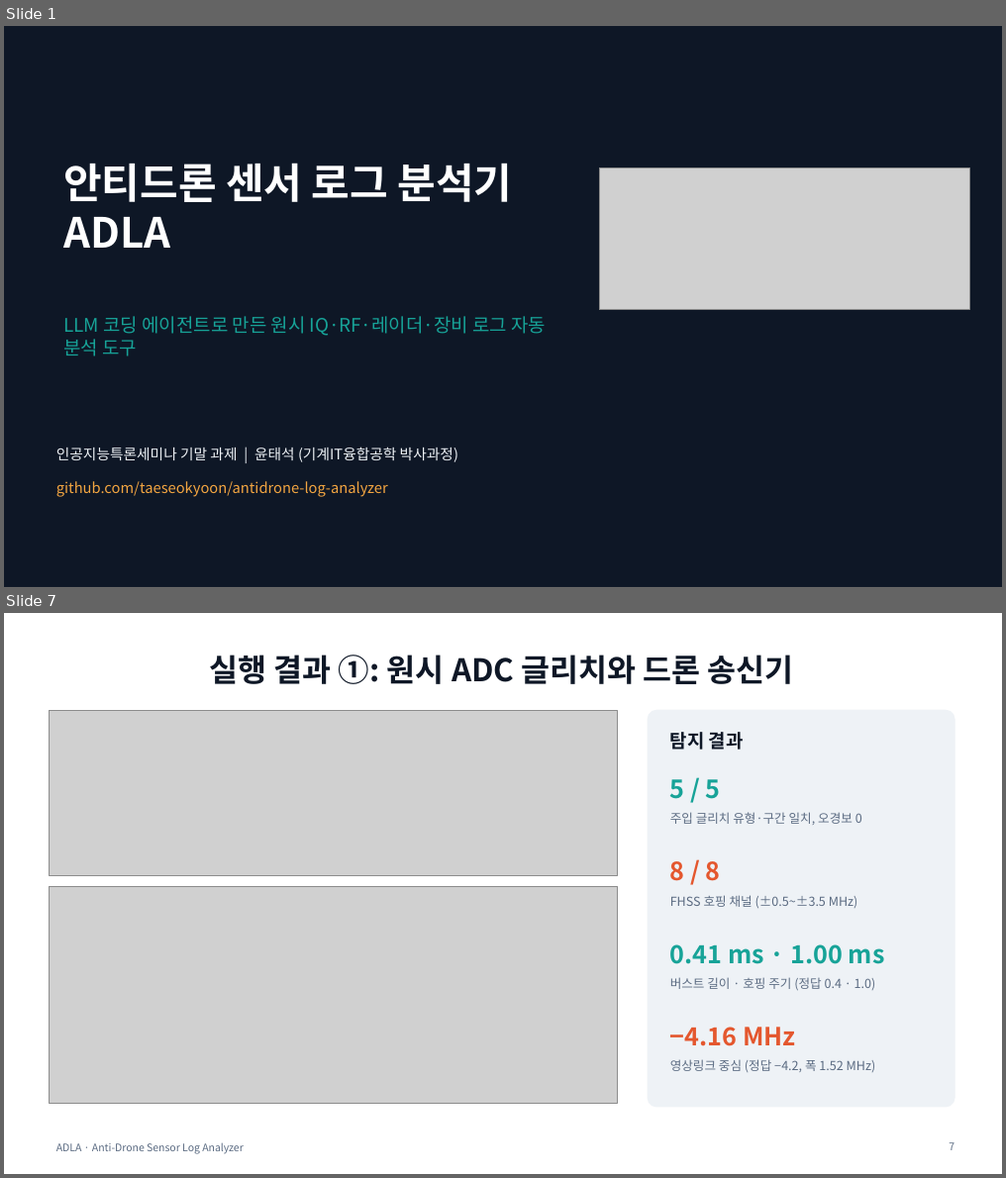
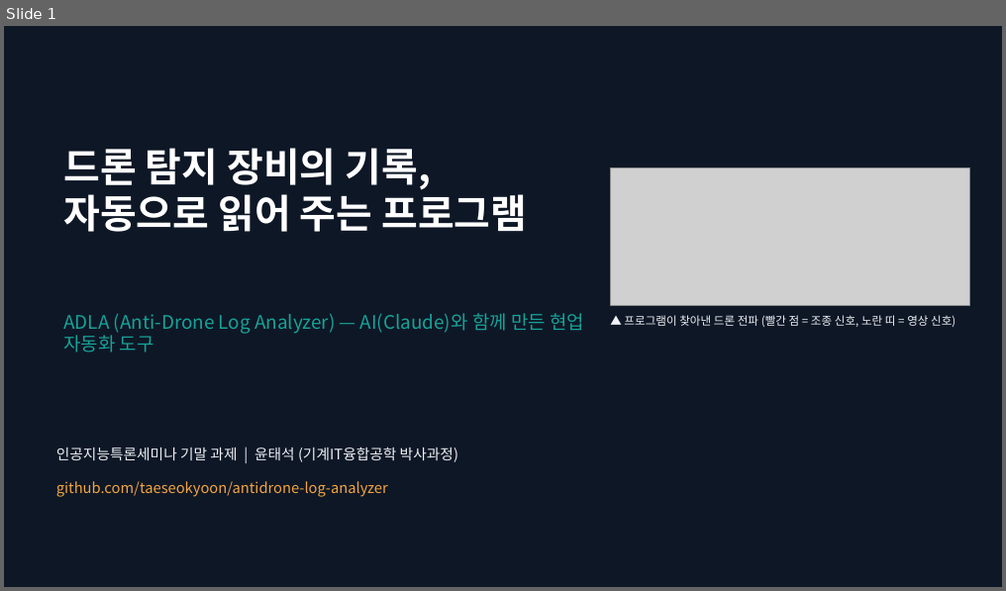
Before and after one commit to taeseokyoon/antidrone-log-analyzer, a slide deck: docs/ADLA_presentation.pptx. Shown one above the other, each under a label of ours: slides 1 and 7 before the commit, slide 1 after it; the slides between them are not shown. The pictures are 1006x1178 and 1006x591 pixels, drawn with LibreOffice and Linux fonts; fonts in the diff are those of the drawing; grey boxes stand for pictures. Boxes give left, top, right and bottom in pixels: in the first picture for what was removed or moved away, otherwise in the second. Text is boxed around its words. In the diff, an @@ line names an element or a change of style, - is before the commit and + after.

```diff
--- a/docs/ADLA_presentation.pptx
+++ b/docs/ADLA_presentation.pptx
@@ slide 7 removed at <box>4,613,1002,1174</box>, background #FFFFFF @@
@@ title removed at <box>210,655,794,684</box> @@
-실행 결과 ①: 원시 ADC 글리치와 드론 송신기
@@ picture removed at <box>49,710,618,875</box> @@
@@ rounded rectangle removed at <box>648,710,954,1107</box> @@
@@ text removed at <box>670,732,744,750</box> @@
-탐지 결과
@@ text removed at <box>670,779,721,799</box> @@
-5 / 5
@@ text removed at <box>670,812,862,825</box> @@
-주입 글리치 유형·구간 일치, 오경보 0
@@ text removed at <box>670,861,721,881</box> @@
-8 / 8
@@ picture removed at <box>49,886,618,1103</box> @@
@@ text removed at <box>670,895,858,908</box> @@
-FHSS 호핑 채널 (±0.5~±3.5 MHz)
@@ text removed at <box>670,945,885,964</box> @@
-0.41 ms · 1.00 ms
@@ text removed at <box>670,977,876,990</box> @@
-버스트 길이 · 호핑 주기 (정답 0.4 · 1.0)
@@ text removed at <box>670,1027,795,1047</box> @@
-−4.16 MHz
@@ text removed at <box>670,1059,876,1072</box> @@
-영상링크 중심 (정답 −4.2, 폭 1.52 MHz)
@@ text removed at <box>56,1143,243,1155</box> @@
-ADLA · Anti-Drone Sensor Log Analyzer
@@ page number removed at <box>948,1143,954,1151</box> @@
-7
@@ slide 1 changed as well @@
@@ title at <box>63,148,527,232</box>: text changed; size 40 to 38 pt @@
-안티드론 센서 로그 분석기
-ADLA
+드론 탐지 장비의 기록,
+자동으로 읽어 주는 프로그램
@@ picture: place and size @@
-picture at <box>599,169,969,310</box>
+picture at <box>611,169,969,305</box>
@@ text at <box>63,313,584,353</box>: text changed @@
-LLM 코딩 에이전트로 만든 원시 IQ·RF·레이더·장비 로그 자동 분석 도구
+ADLA (Anti-Drone Log Analyzer) — AI(Claude)와 함께 만든 현업 자동화 도구
@@ text added at <box>624,315,955,327</box>, 11 pt, text #EEF2F6 @@
+▲ 프로그램이 찾아낸 드론 전파 (빨간 점 = 조종 신호, 노란 띠 = 영상 신호)
```
Also in this commit, not shown: 9 slides added, 8 other slides removed, 2 other files.
